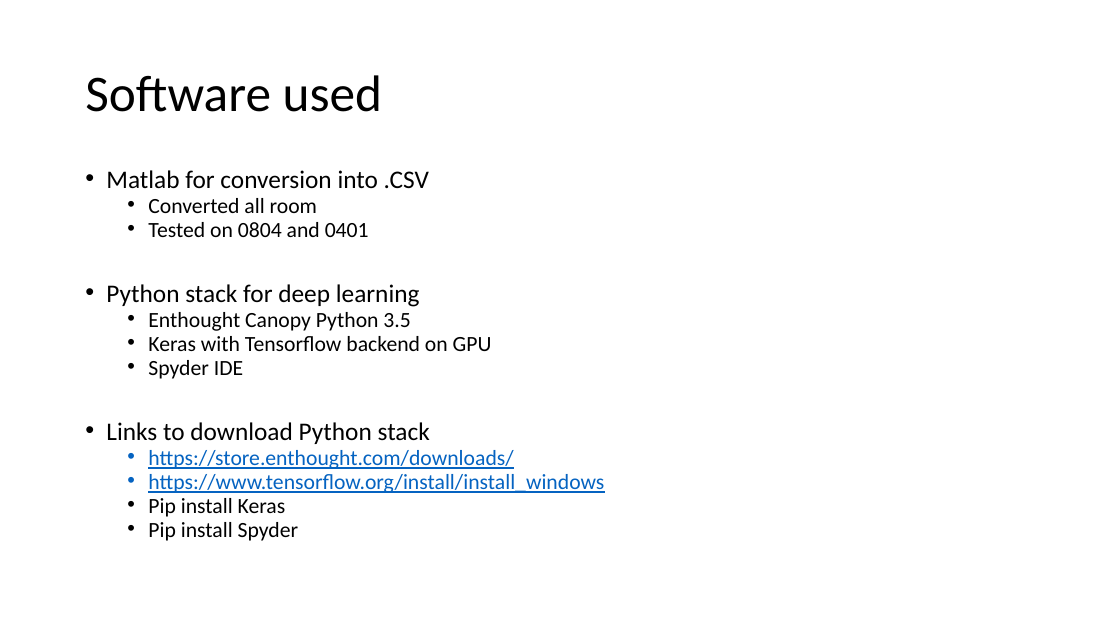
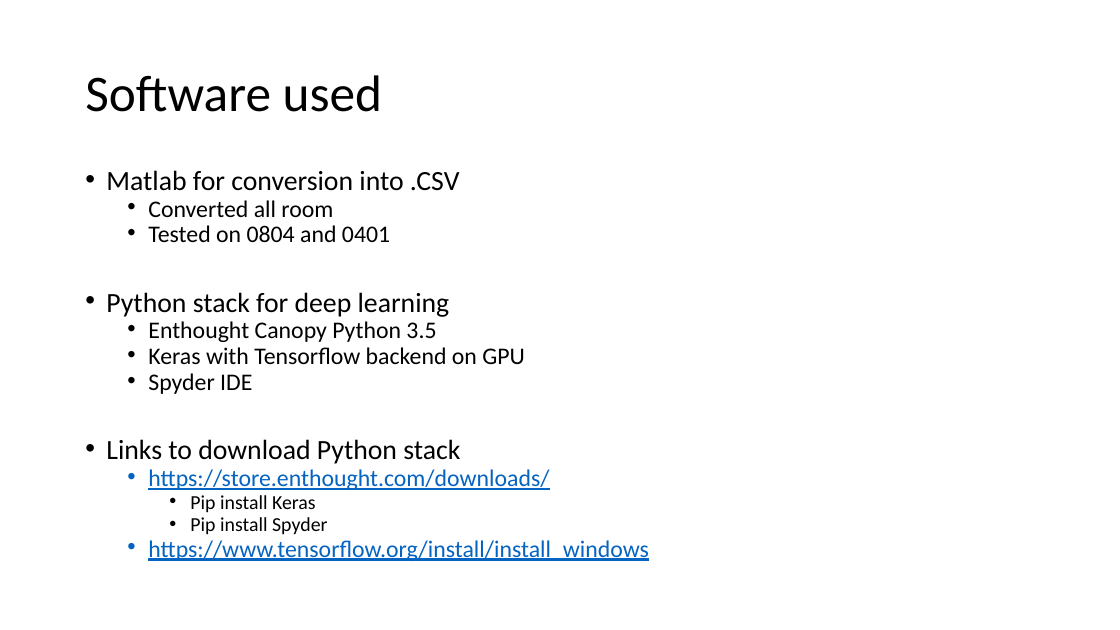
Before and after one commit to dragonheat123/mutli_split, a slide deck: slide 2 of 10 mins Prediction on 2016ACdata using LSTM-RNN.pptx. Drawn at 1120x630 pixels with LibreOffice and Linux fonts; fonts in the diff are those of the drawing. Boxes give left, top, right and bottom in pixels: in the first picture for what was removed or moved away, otherwise in the second. Text is boxed around its words. In the diff, an @@ line names an element or a change of style, - is before the commit and + after.

```diff
--- a/10 mins Prediction on 2016ACdata using LSTM-RNN.pptx
+++ b/10 mins Prediction on 2016ACdata using LSTM-RNN.pptx
@@ text at bbox=[106, 170, 549, 535]: size 21.7 to 23.8 pt in "Matlab for conversion into .CSV", "Python stack for deep learning", "Links to download Python stack"; size 18.6 to 20.4 pt in "Converted all room", "Tested on 0804 and 0401", "Enthought Canopy Python 3.5", "Keras with Tensorflow backend on GPU" and 2 more places; size 18.6 to 17 pt in "Pip install Keras", "Pip install Spyder"; list level 2 to 3 in "Pip install Keras"; list level 2 to 3 in "Pip install Spyder" @@
@@ text at bbox=[148, 474, 604, 493]: paragraph removed @@
-  • https://www.tensorflow.org/install/install_windows
@@ text at bbox=[148, 540, 649, 561]: paragraph added @@
+  • https://www.tensorflow.org/install/install_windows
```
Also in this commit, not shown: 3 other slides changed, 4 slides added, 1 slide removed, 2 other files.
